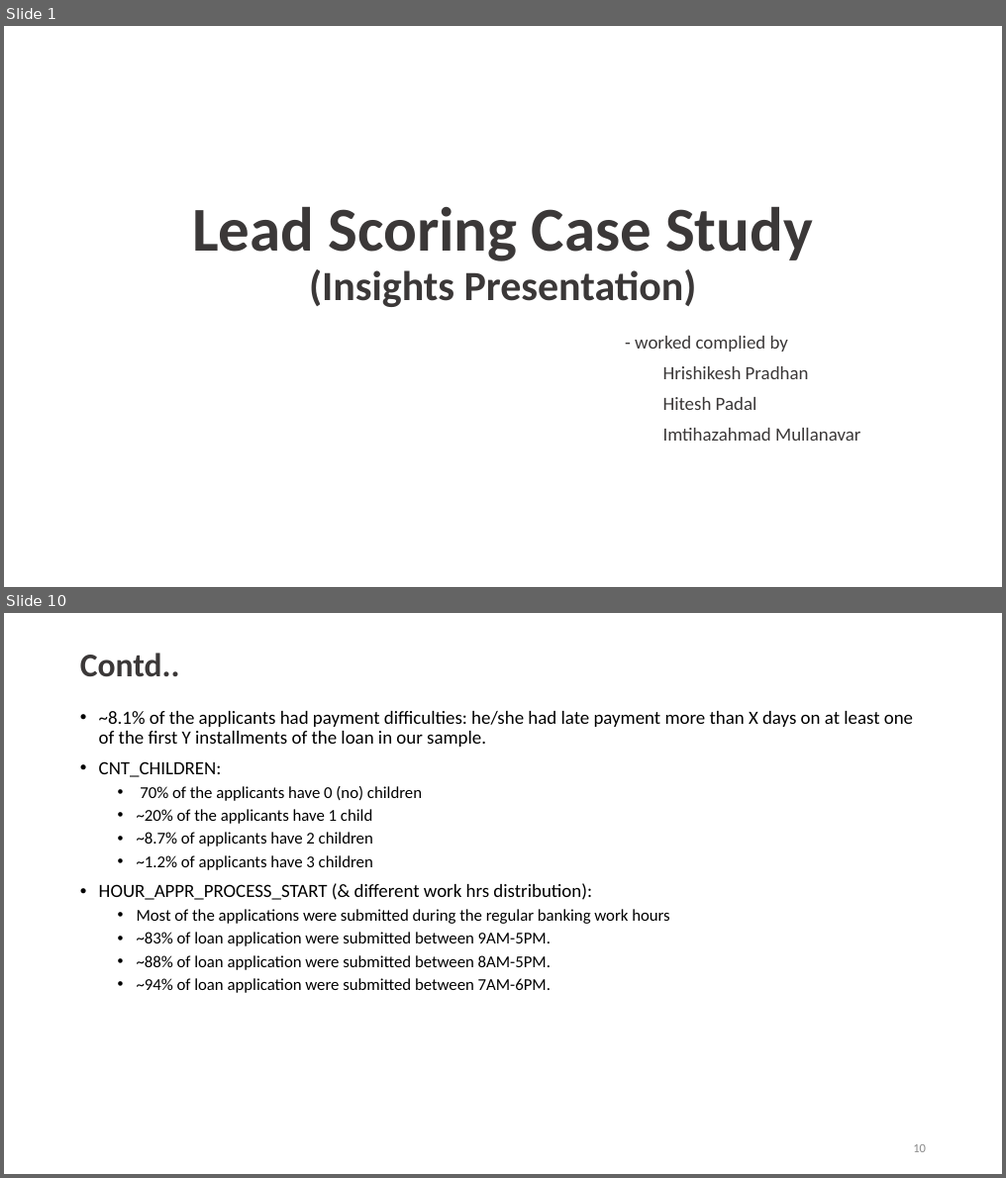
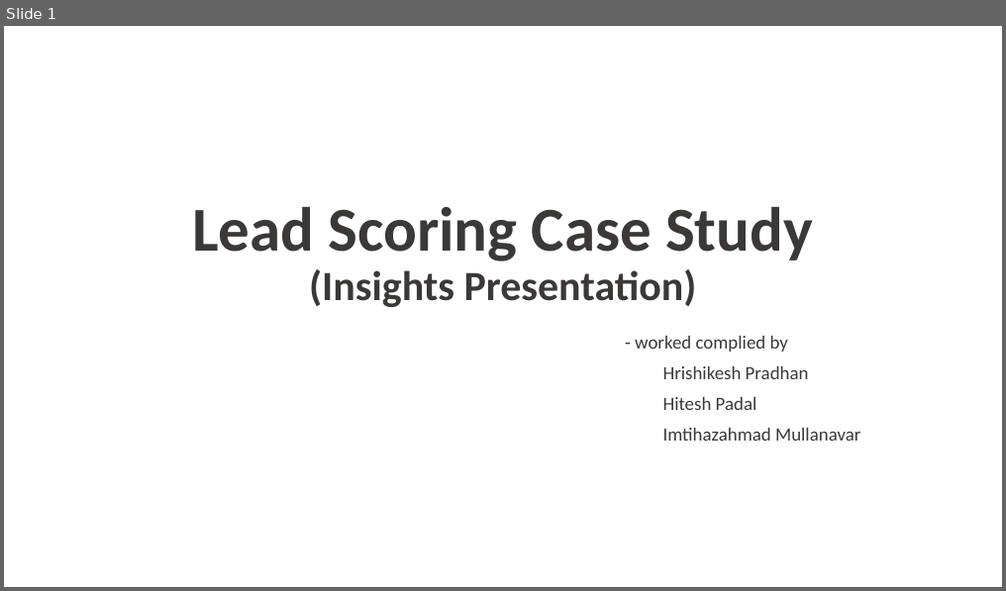
Before and after one commit to Hiteshp97/ProjCollab_LSCS_BTCH67_535, a slide deck: Lead Scoring Case Study.pptx. Shown one above the other, each under a label of ours: slides 1 and 10 before the commit, slide 1 after it; the slides between them are not shown. The pictures are 1006x1178 and 1006x591 pixels, drawn with LibreOffice and Linux fonts; fonts in the diff are those of the drawing; background and template pictures are left out. Boxes give left, top, right and bottom in pixels: in the first picture for what was removed or moved away, otherwise in the second. Text is boxed around its words. In the diff, an @@ line names an element or a change of style, - is before the commit and + after.

```diff
--- a/Lead Scoring Case Study.pptx
+++ b/Lead Scoring Case Study.pptx
@@ slide 10 removed at box(4, 613, 1002, 1174), background #FFFFFF @@
@@ title removed at box(80, 653, 180, 677) @@
-Contd..
@@ text removed at box(99, 711, 913, 993) @@
-• ~8.1% of the applicants had payment difficulties: he/she had late payment more than X days on at least one of the first Y installments of the loan in our sample.
-• CNT_CHILDREN:
-  • 70% of the applicants have 0 (no) children
-  • ~20% of the applicants have 1 child
-  • ~8.7% of applicants have 2 children
-  • ~1.2% of applicants have 3 children
-• HOUR_APPR_PROCESS_START (& different work hrs distribution):
-  • Most of the applications were submitted during the regular banking work hours
-  • ~83% of loan application were submitted between 9AM-5PM.
-  • ~88% of loan application were submitted between 8AM-5PM.
-  • ~94% of loan application were submitted between 7AM-6PM.
@@ page number removed at box(913, 1145, 926, 1153) @@
-10
```
Also in this commit, not shown: 7 slides changed, 7 slides added, 6 other slides removed.
